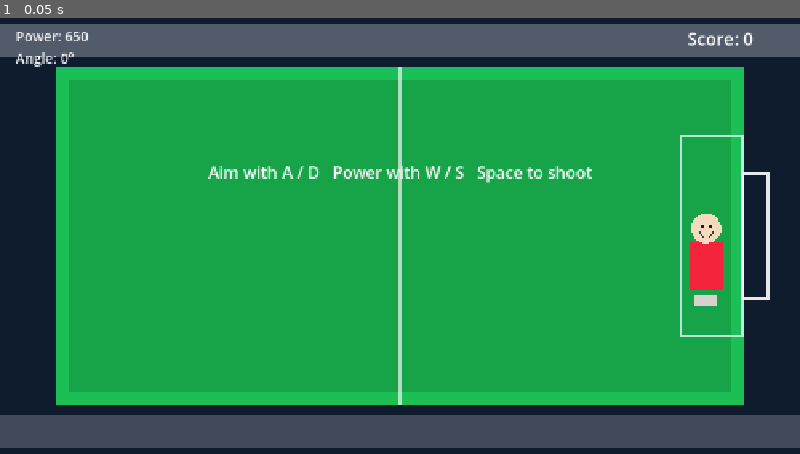
Above: before the commit, frame 1.
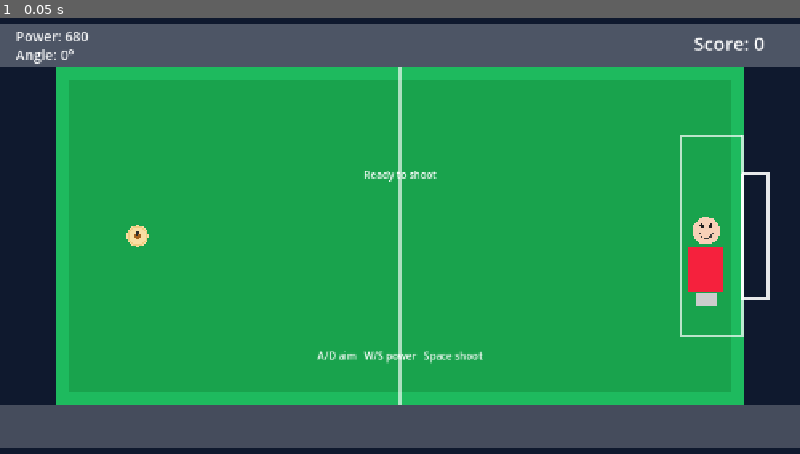
Above: after the commit, the same moment.

Repository: crsa8086-pixel/Apk
Game: Godot game, scene res://scenes/Main.tscn
Same seed, same stepped clock (60 frames per second), same inputs: the game is played once before the commit and once after it.
Inputs:
- Up to frame 1 (0.05 s): no input

The runs differ from the first frame. In frame 1, 6.1% of the frame differs, in the area x 0-100%, y 3-92%.
Error before the commit: Parse Error: Static function "is_key_just_pressed()" not found in base "GDScriptNativeClass". (res://scripts/Main.gd:48)

Commit message:
Upgrade the Godot free-kick game with a more polished stadium, improved gameplay, and better HUD visuals.

Diff:
--- a/project.godot
+++ b/project.godot
@@ -1,12 +1,13 @@
 ; Engine configuration file.
-; It's best edited using the editor if possible.
+; It's best edited using the editor.
 
 config_version=5
 
 [application]
-config/name="Free Kick Rush"
+config/name="Free Kick Legends"
 run/main_scene="res://scenes/Main.tscn"
 config/features=PackedStringArray("4.2")
+config/icon="res://icon.svg"
 
 [display]
 window/size/viewport_width=1280
@@ -15,12 +16,26 @@
 window/stretch/aspect="expand"
 
 [input]
-
-[input]
-input/left={"deadzone":0.5,"events":["key_left"]}
-input/right={"deadzone":0.5,"events":["key_right"]}
-input/up={"deadzone":0.5,"events":["key_up"]}
-input/down={"deadzone":0.5,"events":["key_down"]}
+input/aim_left={
+"deadzone": 0.5,
+"events": [Object(InputEventKey,"resource_local_to_scene":false,"resource_name":"","device":-1,"window_id":0,"alt_pressed":false,"shift_pressed":false,"ctrl_pressed":false,"meta_pressed":false,"pressed":false,"keycode":65,"physical_keycode":65,"key_label":0,"unicode":97,"location":0,"echo":false), Object(InputEventKey,"resource_local_to_scene":false,"resource_name":"","device":-1,"window_id":0,"alt_pressed":false,"shift_pressed":false,"ctrl_pressed":false,"meta_pressed":false,"pressed":false,"keycode":16777231,"physical_keycode":16777231,"key_label":0,"unicode":0,"location":0,"echo":false)]
+}
+input/aim_right={
+"deadzone": 0.5,
+"events": [Object(InputEventKey,"resource_local_to_scene":false,"resource_name":"","device":-1,"window_id":0,"alt_pressed":false,"shift_pressed":false,"ctrl_pressed":false,"meta_pressed":false,"pressed":false,"keycode":68,"physical_keycode":68,"key_label":0,"unicode":100,"location":0,"echo":false), Object(InputEventKey,"resource_local_to_scene":false,"resource_name":"","device":-1,"window_id":0,"alt_pressed":false,"shift_pressed":false,"ctrl_pressed":false,"meta_pressed":false,"pressed":false,"keycode":16777233,"physical_keycode":16777233,"key_label":0,"unicode":0,"location":0,"echo":false)]
+}
+input/power_up={
+"deadzone": 0.5,
+"events": [Object(InputEventKey,"resource_local_to_scene":false,"resource_name":"","device":-1,"window_id":0,"alt_pressed":false,"shift_pressed":false,"ctrl_pressed":false,"meta_pressed":false,"pressed":false,"keycode":87,"physical_keycode":87,"key_label":0,"unicode":119,"location":0,"echo":false), Object(InputEventKey,"resource_local_to_scene":false,"resource_name":"","device":-1,"window_id":0,"alt_pressed":false,"shift_pressed":false,"ctrl_pressed":false,"meta_pressed":false,"pressed":false,"keycode":16777232,"physical_keycode":16777232,"key_label":0,"unicode":0,"location":0,"echo":false)]
+}
+input/power_down={
+"deadzone": 0.5,
+"events": [Object(InputEventKey,"resource_local_to_scene":false,"resource_name":"","device":-1,"window_id":0,"alt_pressed":false,"shift_pressed":false,"ctrl_pressed":false,"meta_pressed":false,"pressed":false,"keycode":83,"physical_keycode":83,"key_label":0,"unicode":115,"location":0,"echo":false), Object(InputEventKey,"resource_local_to_scene":false,"resource_name":"","device":-1,"window_id":0,"alt_pressed":false,"shift_pressed":false,"ctrl_pressed":false,"meta_pressed":false,"pressed":false,"keycode":16777234,"physical_keycode":16777234,"key_label":0,"unicode":0,"location":0,"echo":false)]
+}
+input/shoot={
+"deadzone": 0.5,
+"events": [Object(InputEventKey,"resource_local_to_scene":false,"resource_name":"","device":-1,"window_id":0,"alt_pressed":false,"shift_pressed":false,"ctrl_pressed":false,"meta_pressed":false,"pressed":false,"keycode":32,"physical_keycode":32,"key_label":0,"unicode":32,"location":0,"echo":false)]
+}
 
 [rendering]
 renderer/rendering_method="mobile"
--- a/scenes/Main.tscn
+++ b/scenes/Main.tscn
@@ -1,61 +1,67 @@
-[gd_scene load_steps=5 format=3]
+[gd_scene load_steps=4 format=3]
 
 [ext_resource type="Script" path="res://scripts/Main.gd" id="1"]
-[ext_resource type="PackedScene" path="res://scenes/Ball.tscn" id="2"]
-[ext_resource type="PackedScene" path="res://scenes/Goalkeeper.tscn" id="3"]
+[ext_resource type="Script" path="res://scripts/Ball.gd" id="2"]
+[ext_resource type="Script" path="res://scripts/Goalkeeper.gd" id="3"]
 
 [node name="Main" type="Node2D"]
 script = ExtResource("1")
 
-[node name="Background" type="ColorRect" parent="."]
+[node name="Stadium" type="Node2D" parent="."]
+
+[node name="Sky" type="ColorRect" parent="Stadium"]
 offset_right = 1280.0
 offset_bottom = 720.0
-color = Color(0.06, 0.11, 0.18, 1)
+color = Color(0.06, 0.10, 0.18, 1)
 
-[node name="CrowdTop" type="ColorRect" parent="."]
+[node name="CrowdFront" type="ColorRect" parent="Stadium"]
 offset_top = 20.0
 offset_right = 1280.0
-offset_bottom = 75.0
-color = Color(0.86, 0.88, 0.92, 0.32)
+offset_bottom = 90.0
+color = Color(0.92, 0.93, 0.95, 0.28)
 
-[node name="CrowdBottom" type="ColorRect" parent="."]
-offset_top = 645.0
+[node name="CrowdBack" type="ColorRect" parent="Stadium"]
+offset_top = 630.0
 offset_right = 1280.0
 offset_bottom = 700.0
-color = Color(0.82, 0.83, 0.85, 0.25)
+color = Color(0.90, 0.90, 0.90, 0.25)
 
-[node name="Field" type="Polygon2D" parent="."]
+[node name="Pitch" type="Polygon2D" parent="Stadium"]
 position = Vector2(90, 90)
 polygon = PackedVector2Array(0, 0, 1100, 0, 1100, 540, 0, 540)
-color = Color(0.11, 0.75, 0.34, 1)
+color = Color(0.12, 0.73, 0.37, 1)
 
-[node name="FieldShadow" type="Polygon2D" parent="."]
+[node name="PitchGlow" type="Polygon2D" parent="Stadium"]
 position = Vector2(110, 110)
 polygon = PackedVector2Array(0, 0, 1060, 0, 1060, 500, 0, 500)
-color = Color(0.07, 0.51, 0.22, 0.45)
+color = Color(0.08, 0.53, 0.22, 0.45)
 
-[node name="PitchLines" type="Node2D" parent="."]
+[node name="Lines" type="Node2D" parent="Stadium"]
 
-[node name="CenterLine" type="Line2D" parent="PitchLines"]
+[node name="CenterLine" type="Line2D" parent="Stadium/Lines"]
 points = PackedVector2Array(640, 90, 640, 630)
 width = 4.0
-default_color = Color(0.95, 0.96, 0.95, 0.7)
+default_color = Color(1, 1, 1, 0.64)
 
-[node name="GoalFrame" type="Line2D" parent="PitchLines"]
+[node name="GoalTop" type="Line2D" parent="Stadium/Lines"]
 points = PackedVector2Array(1188, 260, 1188, 460, 1228, 460, 1228, 260, 1188, 260)
-width = 6.0
+width = 5.0
 default_color = Color(1, 1, 1, 0.9)
 
-[node name="GoalArea" type="Line2D" parent="PitchLines"]
+[node name="GoalArea" type="Line2D" parent="Stadium/Lines"]
 points = PackedVector2Array(1188, 200, 1188, 520, 1090, 520, 1090, 200, 1188, 200)
 width = 3.0
-default_color = Color(0.95, 0.97, 1, 0.75)
+default_color = Color(1, 1, 1, 0.7)
 
-[node name="Ball" parent="." instance=ExtResource("2")]
+[node name="ShadowRing" type="Node2D" parent="Stadium"]
+
+[node name="Ball" type="Node2D" parent="."]
 position = Vector2(220, 360)
+script = ExtResource("2")
 
-[node name="Goalkeeper" parent="." instance=ExtResource("3")]
+[node name="Goalkeeper" type="Node2D" parent="."]
 position = Vector2(1130, 360)
+script = ExtResource("3")
 
 [node name="HUD" type="CanvasLayer" parent="."]
 
@@ -63,42 +69,56 @@
 anchors_preset = 1
 anchor_left = 1.0
 anchor_right = 1.0
-offset_left = -180.0
-offset_top = 25.0
+offset_left = -170.0
+offset_top = 30.0
 offset_right = -25.0
 offset_bottom = 80.0
 grow_horizontal = 0
-theme_override_font_sizes/font_size = 28
+theme_override_font_sizes/font_size = 30
 text = "Score: 0"
 
 [node name="PowerLabel" type="Label" parent="HUD"]
 offset_left = 25.0
 offset_top = 25.0
-offset_right = 250.0
-offset_bottom = 80.0
+offset_right = 220.0
+offset_bottom = 70.0
 theme_override_font_sizes/font_size = 22
-text = "Power: 650"
+text = "Power: 680"
 
 [node name="AngleLabel" type="Label" parent="HUD"]
 offset_left = 25.0
-offset_top = 60.0
-offset_right = 260.0
-offset_bottom = 110.0
+offset_top = 55.0
+offset_right = 220.0
+offset_bottom = 100.0
 theme_override_font_sizes/font_size = 22
 text = "Angle: 0°"
 
-[node name="MessageLabel" type="Label" parent="HUD"]
+[node name="StatusLabel" type="Label" parent="HUD"]
 anchors_preset = 8
 anchor_left = 0.5
 anchor_top = 0.5
 anchor_right = 0.5
 anchor_bottom = 0.5
-offset_left = -200.0
-offset_top = -120.0
-offset_right = 200.0
-offset_bottom = -80.0
+offset_left = -120.0
+offset_top = -110.0
+offset_right = 120.0
+offset_bottom = -70.0
 grow_horizontal = 2
 grow_vertical = 2
-theme_override_font_sizes/font_size = 26
-text = "Aim with A / D   Power with W / S   Space to shoot"
+text = "Ready to shoot"
 horizontal_alignment = 1
+
+[node name="TargetLabel" type="Label" parent="HUD"]
+anchors_preset = 8
+anchor_left = 0.5
+anchor_top = 0.5
+anchor_right = 0.5
+anchor_bottom = 0.5
+offset_left = -240.0
+offset_top = 180.0
+offset_right = 240.0
+offset_bottom = 220.0
+grow_horizontal = 2
+grow_vertical = 2
+text = "A/D aim   W/S power   Space shoot"
+horizontal_alignment = 1
--- /dev/null
+++ b/scripts/Ball.gd
@@ -0,0 +1,36 @@
+extends Node2D
+
+var velocity: Vector2 = Vector2.ZERO
+var in_motion: bool = false
+var radius: float = 15.0
+
+func _draw() -> void:
+    var outline = Color(0.94, 0.80, 0.50, 1.0)
+    draw_circle(Vector2.ZERO, radius + 2.0, Color(0.98, 0.87, 0.64, 1.0))
+    draw_arc(Vector2.ZERO, radius, 0.0, TAU, 28, outline, 2.0)
+    draw_circle(Vector2.ZERO, radius * 0.35, Color(0.65, 0.39, 0.12, 1.0))
+    draw_circle(Vector2(0.0, -4.0), 3.0, Color(0.18, 0.18, 0.18, 1.0))
+    draw_line(Vector2(-6.0, 5.0), Vector2(6.0, 5.0), Color(0.18, 0.18, 0.18, 1.0), 2.0)
+
+func _process(delta: float) -> void:
+    if not in_motion:
+        return
+
+    position += velocity * delta
+
+    if position.y <= 90.0 + radius or position.y >= 630.0 - radius:
+        position.y = clamp(position.y, 90.0 + radius, 630.0 - radius)
+        velocity.y *= -0.82
+
+    if position.x <= 100.0 + radius or position.x >= 1190.0 - radius:
+        position.x = clamp(position.x, 100.0 + radius, 1190.0 - radius)
+        velocity.x *= -0.72
+
+    velocity *= 0.994
+    if velocity.length() < 24.0:
+        velocity = Vector2.ZERO
+        in_motion = false
+
+func kick(direction: Vector2, power: float) -> void:
+    velocity = direction.normalized() * power
+    in_motion = true
--- a/scripts/Goalkeeper.gd
+++ b/scripts/Goalkeeper.gd
@@ -1,18 +1,18 @@
 extends Node2D
 
-@onready var ball: Node2D = get_parent().get_node("Ball")
+const GOAL_TOP = 260.0
+const GOAL_BOTTOM = 460.0
+
 var target_y: float = 360.0
 
 func _process(delta: float) -> void:
-    if ball:
-        target_y = clamp(ball.global_position.y, 260.0, 460.0)
-    position.y = lerp(position.y, target_y, 2.8 * delta)
+    position.y = lerp(position.y, target_y, 3.2 * delta)
     queue_redraw()
 
 func _draw() -> void:
-    draw_rect(Rect2(-26.0, 10.0, 52.0, 78.0), Color(0.96, 0.14, 0.24, 1.0))
-    draw_rect(Rect2(-18.0, 95.0, 36.0, 18.0), Color(0.85, 0.82, 0.8, 1.0))
-    draw_circle(Vector2(0.0, -12.0), 24.0, Color(0.96, 0.86, 0.74, 1.0))
-    draw_circle(Vector2(-7.0, -15.0), 3.0, Color(0.12, 0.12, 0.12, 1.0))
-    draw_circle(Vector2(7.0, -15.0), 3.0, Color(0.12, 0.12, 0.12, 1.0))
-    draw_arc(Vector2(0.0, -8.0), 11.0, 0.0, PI, 10, Color(0.24, 0.24, 0.24, 1.0), 2.0)
+    draw_rect(Rect2(-28.0, 18.0, 56.0, 72.0), Color(0.96, 0.13, 0.24, 1.0))
+    draw_rect(Rect2(-17.0, 92.0, 34.0, 20.0), Color(0.8, 0.8, 0.8, 1.0))
+    draw_circle(Vector2(0, -8), 22.0, Color(0.97, 0.82, 0.72, 1.0))
+    draw_circle(Vector2(-7.0, -16.0), 3.5, Color(0.12, 0.12, 0.12, 1.0))
+    draw_circle(Vector2(7.0, -16.0), 3.5, Color(0.12, 0.12, 0.12, 1.0))
+    draw_arc(Vector2(0.0, -6.0), 10.0, 0.0, PI, 10, Color(0.24, 0.24, 0.24, 1.0), 2.0)
--- a/scripts/Main.gd
+++ b/scripts/Main.gd
@@ -5,7 +5,8 @@
 @onready var score_label: Label = $HUD/ScoreLabel
 @onready var power_label: Label = $HUD/PowerLabel
 @onready var angle_label: Label = $HUD/AngleLabel
-@onready var message_label: Label = $HUD/MessageLabel
+@onready var status_label: Label = $HUD/StatusLabel
+@onready var target_label: Label = $HUD/TargetLabel
 
 const FIELD_TOP = 90.0
 const FIELD_BOTTOM = 630.0
@@ -13,12 +14,14 @@
 const FIELD_RIGHT = 1190.0
 const GOAL_TOP = 260.0
 const GOAL_BOTTOM = 460.0
-const GOAL_LINE = 1188.0
+const GOAL_LINE_X = 1188.0
+const BALL_START = Vector2(220.0, 360.0)
 
-var current_power: float = 650.0
-var current_angle: float = 0.0
 var score: int = 0
-var reset_delay: float = 0.0
+var shots_taken: int = 0
+var power: float = 680.0
+var angle: float = 0.0
+var reset_timer: float = 0.0
 var waiting_for_reset: bool = false
 
 func _ready() -> void:
@@ -27,62 +30,68 @@
 
 func _process(delta: float) -> void:
     if waiting_for_reset:
-        reset_delay -= delta
-        if reset_delay <= 0.0:
+        reset_timer -= delta
+        if reset_timer <= 0.0:
             waiting_for_reset = false
             reset_ball()
         return
 
-    if Input.is_key_pressed(KEY_A):
-        current_angle -= 55.0 * delta
-    if Input.is_key_pressed(KEY_D):
-        current_angle += 55.0 * delta
-    if Input.is_key_pressed(KEY_W):
-        current_power += 220.0 * delta
-    if Input.is_key_pressed(KEY_S):
-        current_power -= 220.0 * delta
+    if Input.is_action_pressed("aim_left"):
+        angle -= 60.0 * delta
+    if Input.is_action_pressed("aim_right"):
+        angle += 60.0 * delta
+    if Input.is_action_pressed("power_up"):
+        power += 200.0 * delta
+    if Input.is_action_pressed("power_down"):
+        power -= 200.0 * delta
 
-    current_angle = clamp(current_angle, -35.0, 35.0)
-    current_power = clamp(current_power, 350.0, 900.0)
+    power = clamp(power, 350.0, 900.0)
+    angle = clamp(angle, -34.0, 34.0)
 
-    if Input.is_key_just_pressed(KEY_SPACE) and not ball.in_motion:
-        kick_ball()
+    if Input.is_action_just_pressed("shoot") and not ball.in_motion:
+        take_shot()
 
     if ball.in_motion:
-        if ball.global_position.x >= GOAL_LINE and ball.global_position.y >= GOAL_TOP and ball.global_position.y <= GOAL_BOTTOM:
+        if ball.global_position.x >= GOAL_LINE_X and ball.global_position.y >= GOAL_TOP and ball.global_position.y <= GOAL_BOTTOM:
             score += 1
             ball.in_motion = false
-            message_label.text = "GOAL! Beautiful free kick!"
-            update_hud()
+            status_label.text = "GOAL!"
+            status_label.modulate = Color(0.9, 1.0, 0.4)
+            target_label.text = "Target hit!"
             waiting_for_reset = true
-            reset_delay = 1.25
+            reset_timer = 1.25
         elif ball.global_position.x > FIELD_RIGHT or ball.global_position.x < FIELD_LEFT or ball.global_position.y < FIELD_TOP or ball.global_position.y > FIELD_BOTTOM:
             ball.in_motion = false
-            message_label.text = "Saved! Try again."
-            update_hud()
+            status_label.text = "Saved!"
+            status_label.modulate = Color(1.0, 0.7, 0.5)
+            target_label.text = "Try again"
             waiting_for_reset = true
-            reset_delay = 1.25
+            reset_timer = 1.25
 
     if ball.in_motion and goalkeeper:
         goalkeeper.target_y = clamp(ball.global_position.y, GOAL_TOP, GOAL_BOTTOM)
 
     update_hud()
 
-func kick_ball() -> void:
-    var angle_rad = deg_to_rad(current_angle)
-    var launch_dir = Vector2(cos(angle_rad), sin(angle_rad))
-    ball.kick(launch_dir, current_power)
-    message_label.text = "Kick taken!"
-    update_hud()
+func take_shot() -> void:
+    shots_taken += 1
+    var aim = Vector2(cos(deg_to_rad(angle)), sin(deg_to_rad(angle)))
+    ball.kick(aim, power)
+    status_label.text = "Shot launched"
+    status_label.modulate = Color(1.0, 1.0, 1.0)
+    target_label.text = "Power %d | Angle %d" % [int(power), int(angle)]
 
 func update_hud() -> void:
     score_label.text = "Score: %d" % score
-    power_label.text = "Power: %d" % int(current_power)
-    angle_label.text = "Angle: %d°" % int(round(current_angle))
+    power_label.text = "Power: %d" % int(power)
+    angle_label.text = "Angle: %d°" % int(round(angle))
+    status_label.text = status_label.text if status_label.text != "" else "Ready"
 
 func reset_ball() -> void:
-    ball.position = Vector2(220.0, 360.0)
+    ball.position = BALL_START
     ball.velocity = Vector2.ZERO
     ball.in_motion = false
-    message_label.text = "Aim with A / D   Power with W / S   Space to shoot"
+    status_label.text = "Ready to shoot"
+    status_label.modulate = Color(1.0, 1.0, 1.0)
+    target_label.text = "A/D aim   W/S power   Space shoot"
     update_hud()
